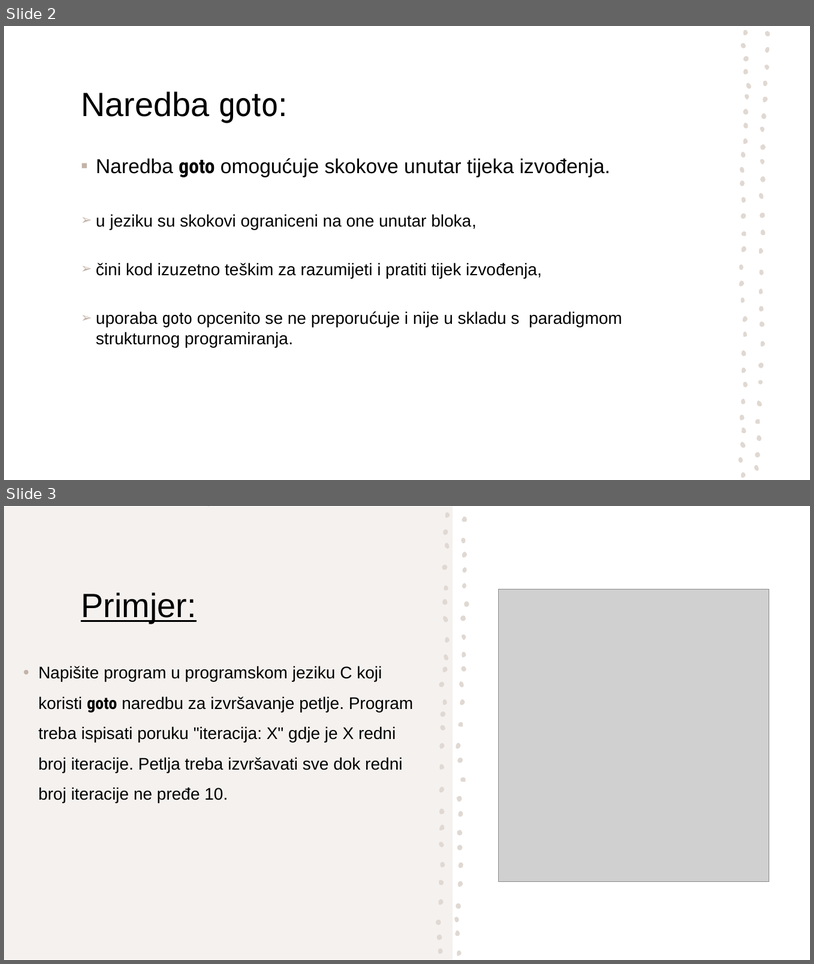
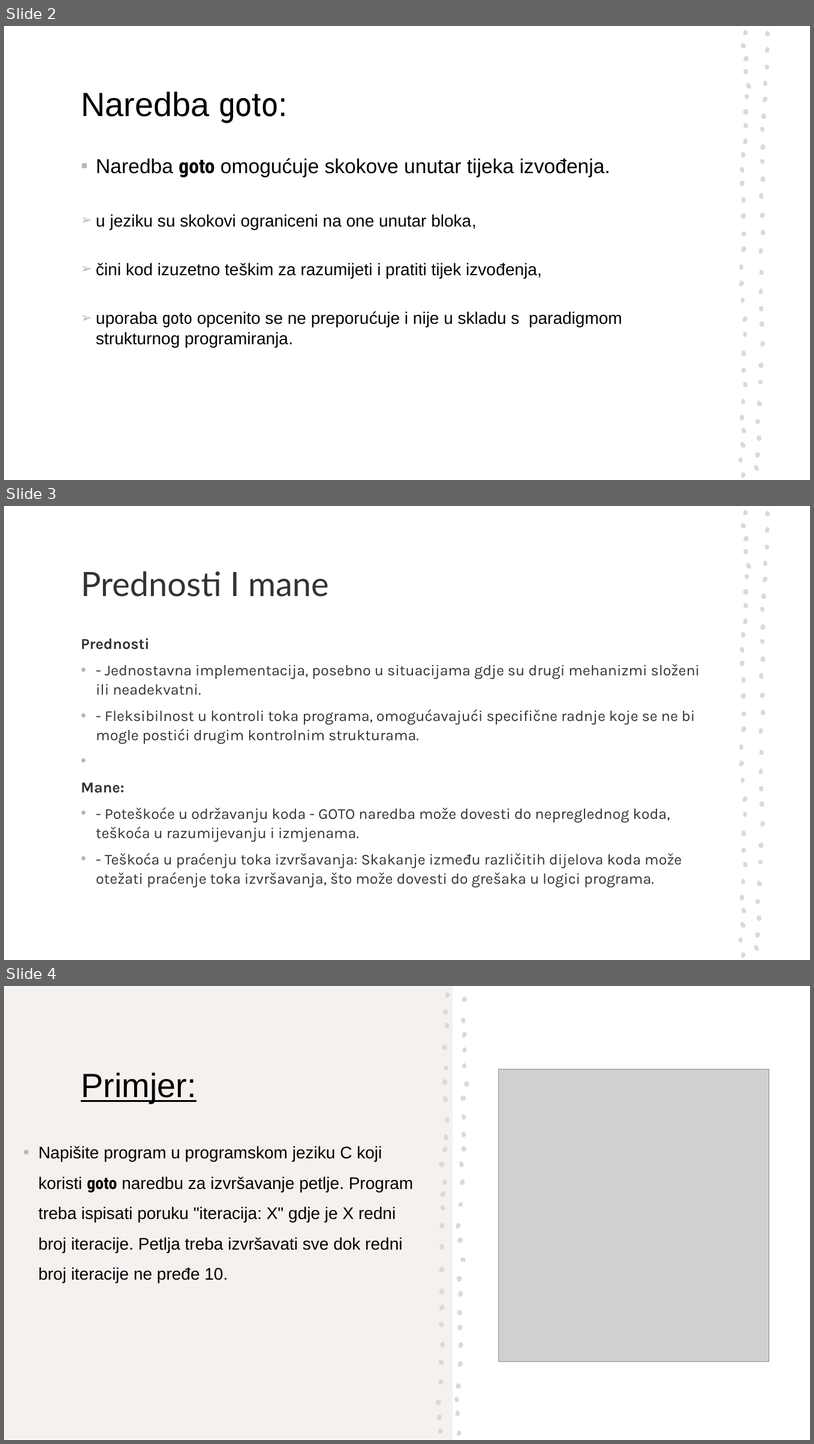
Before and after one commit to Inik04/Naredba-goto, a slide deck: Naredba goto.odp. Shown one above the other, each under a label of ours: slides 2 and 3 before the commit, slides 2, 3 and 4 after it. The pictures are 814x964 and 814x1444 pixels, drawn with LibreOffice and Linux fonts; fonts in the diff are those of the drawing; grey boxes stand for pictures. Boxes give left, top, right and bottom in pixels: in the first picture for what was removed or moved away, otherwise in the second. Text is boxed around its words. In the diff, an @@ line names an element or a change of style, - is before the commit and + after.

```diff
--- a/Naredba goto.odp
+++ b/Naredba goto.odp
@@ slide 3 added at box(4, 506, 810, 960), background #FFFFFF; not listed: 57 template elements that a slide beside it also shows @@
@@ title added at box(81, 571, 329, 597), 40 pt, text #323232 @@
+Prednosti I mane
@@ text added at box(81, 638, 701, 887), 18 pt, text #323232 @@
+Prednosti
+• - Jednostavna implementacija, posebno u situacijama gdje su drugi mehanizmi složeni ili neadekvatni.
+• - Fleksibilnost u kontroli toka programa, omogućavajući specifične radnje koje se ne bi mogle postići drugim kontrolnim strukturama.
+Mane:
+• - Poteškoće u održavanju koda - GOTO naredba može dovesti do nepreglednog koda, teškoća u razumijevanju i izmjenama.
+• - Teškoća u praćenju toka izvršavanja: Skakanje između različitih dijelova koda može otežati praćenje toka izvršavanja, što može dovesti do grešaka u logici programa.
@@ what was slide 3 is now slide 4 @@
```
